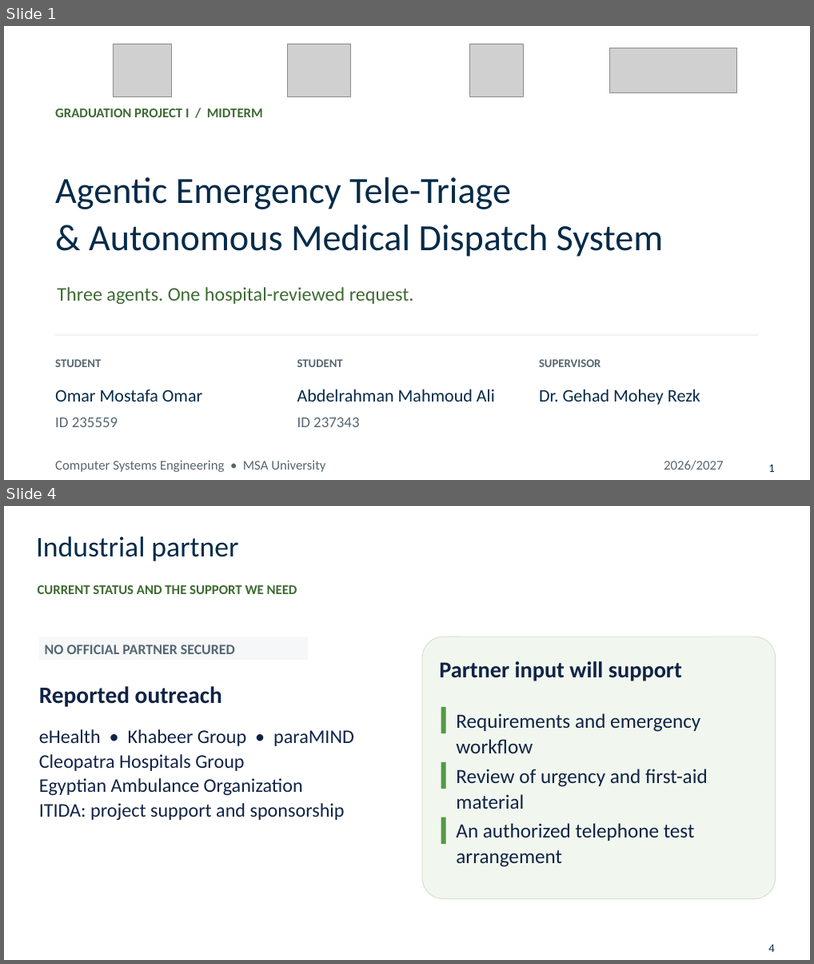
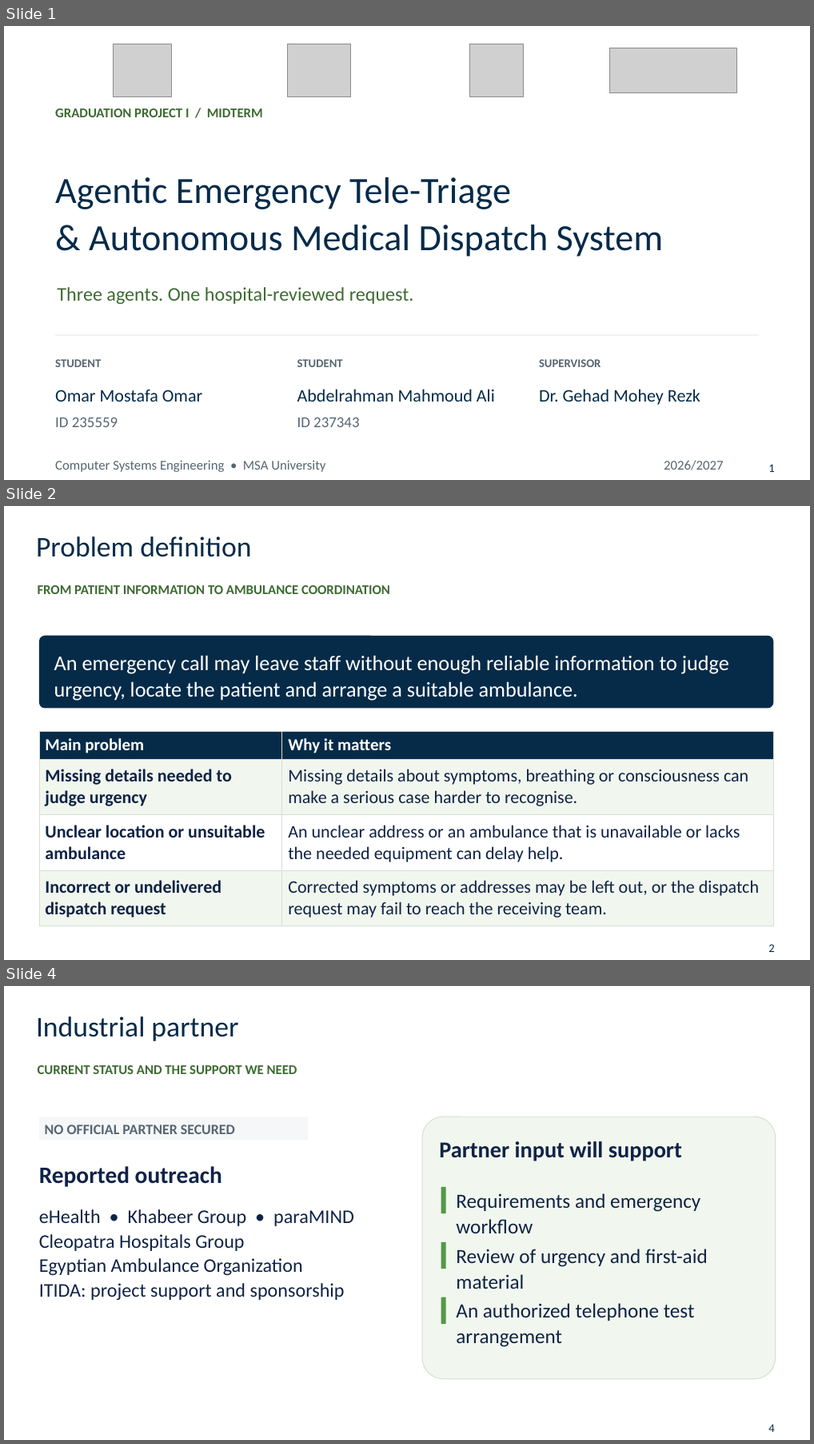
Before and after one commit to 3bdoo04/Uni-Grad, a slide deck: Review/Presentation/Uni-Grad - Midterm Presentation.pptx. Shown one above the other, each under a label of ours: slides 1 and 4 before the commit, slides 1, 2 and 4 after it; the slides between them are not shown. The pictures are 814x964 and 814x1444 pixels, drawn with LibreOffice and Linux fonts; fonts in the diff are those of the drawing; grey boxes stand for pictures; background and template pictures are left out. Boxes give left, top, right and bottom in pixels: in the first picture for what was removed or moved away, otherwise in the second. Text is boxed around its words. In the diff, an @@ line names an element or a change of style, - is before the commit and + after.

Commit message:
Clarify presentation problems and combine aim with objectives

```diff
--- a/Review/Presentation/Uni-Grad - Midterm Presentation.pptx
+++ b/Review/Presentation/Uni-Grad - Midterm Presentation.pptx
@@ slide 2 added at <box>4,506,810,960</box>, background #FFFFFF @@
@@ text added at <box>36,536,251,557</box>, 34 pt, text #062B49 @@
+Problem definition
@@ text added at <box>38,585,390,594</box>, 16 pt, text #3D6B32, bold @@
+FROM PATIENT INFORMATION TO AMBULANCE COORDINATION
@@ rounded rectangle added at <box>39,636,774,708</box>, fill #062B49 @@
@@ text added at <box>54,655,730,700</box>, 25 pt, text #FFFFFF @@
+An emergency call may leave staff without enough reliable information to judge urgency, locate the patient and arrange a suitable ambulance.
@@ table added at <box>39,731,774,926</box>, 4 rows, 2 columns @@
+Main problem | Why it matters
+Missing details needed to judge urgency | Missing details about symptoms, breathing or consciousness can make a serious case harder to recognise.
+Unclear location or unsuitable ambulance | An unclear address or an ambulance that is unavailable or lacks the needed equipment can delay help.
+Incorrect or undelivered dispatch request | Corrected symptoms or addresses may be left out, or the dispatch request may fail to reach the receiving team.
@@ text added at <box>769,944,774,952</box>, 14 pt, text #062B49 @@
+2
```
Also in this commit, not shown: 1 slide changed, 1 slide removed, 16 other files.
